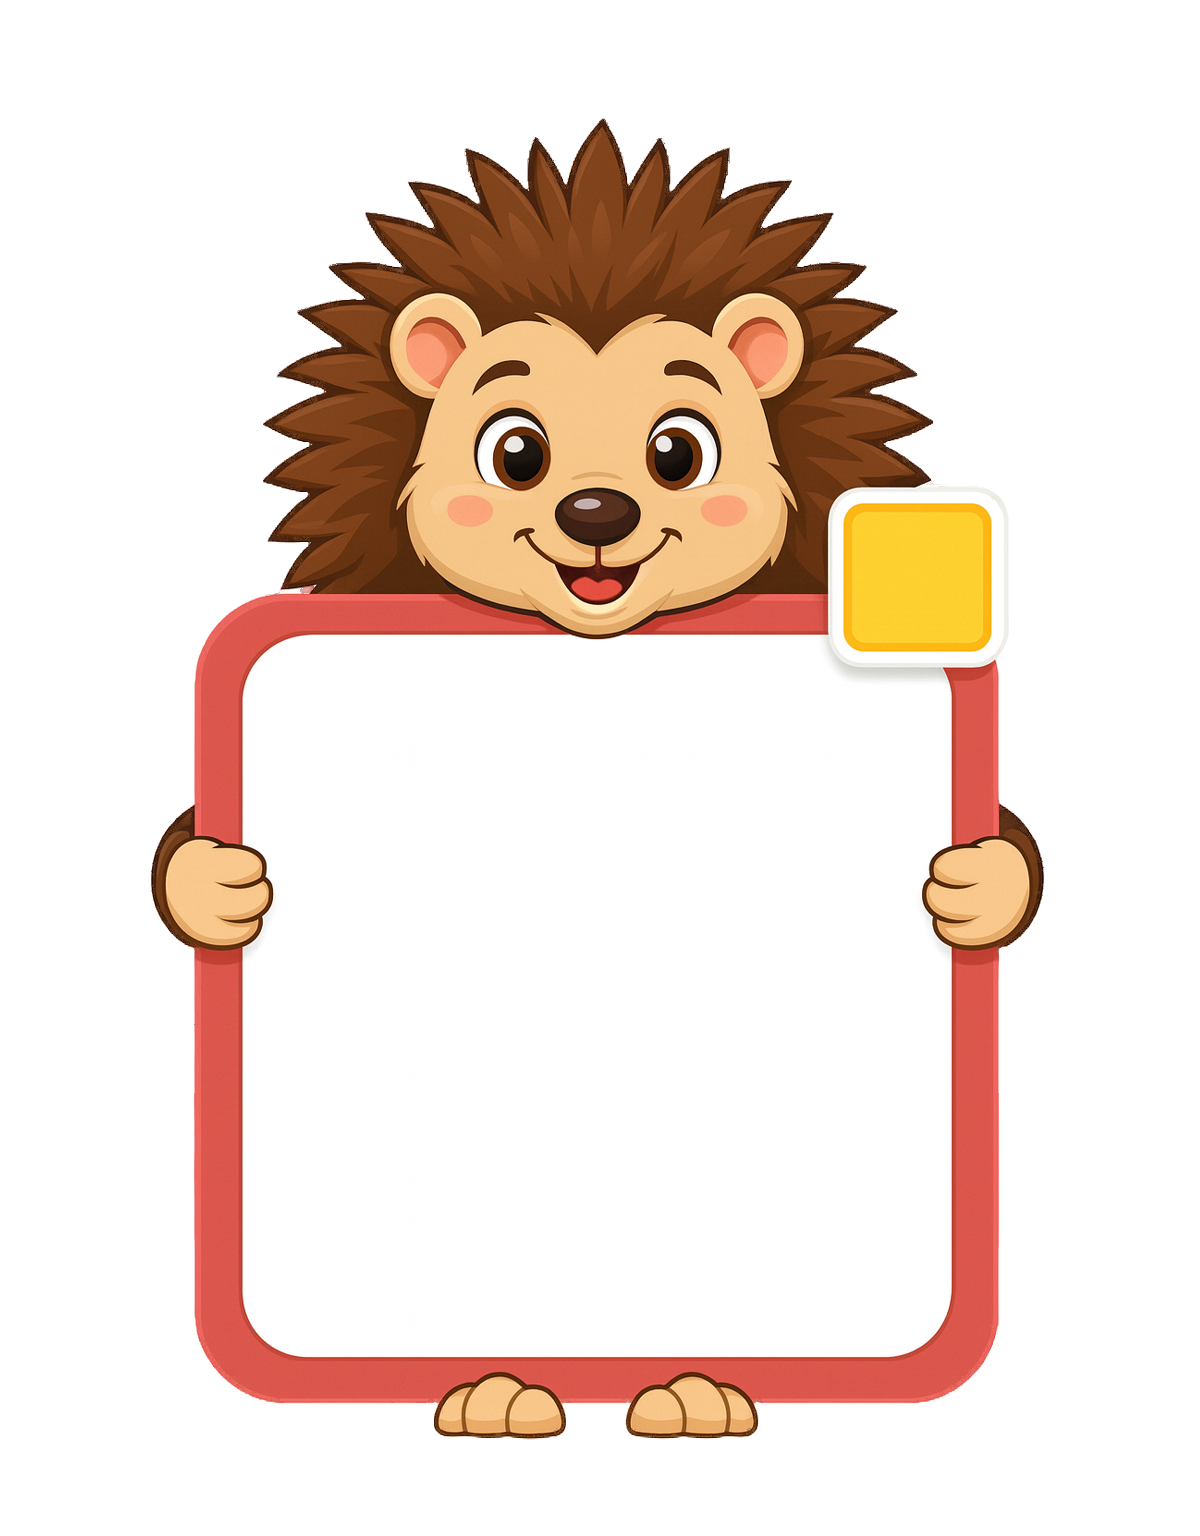
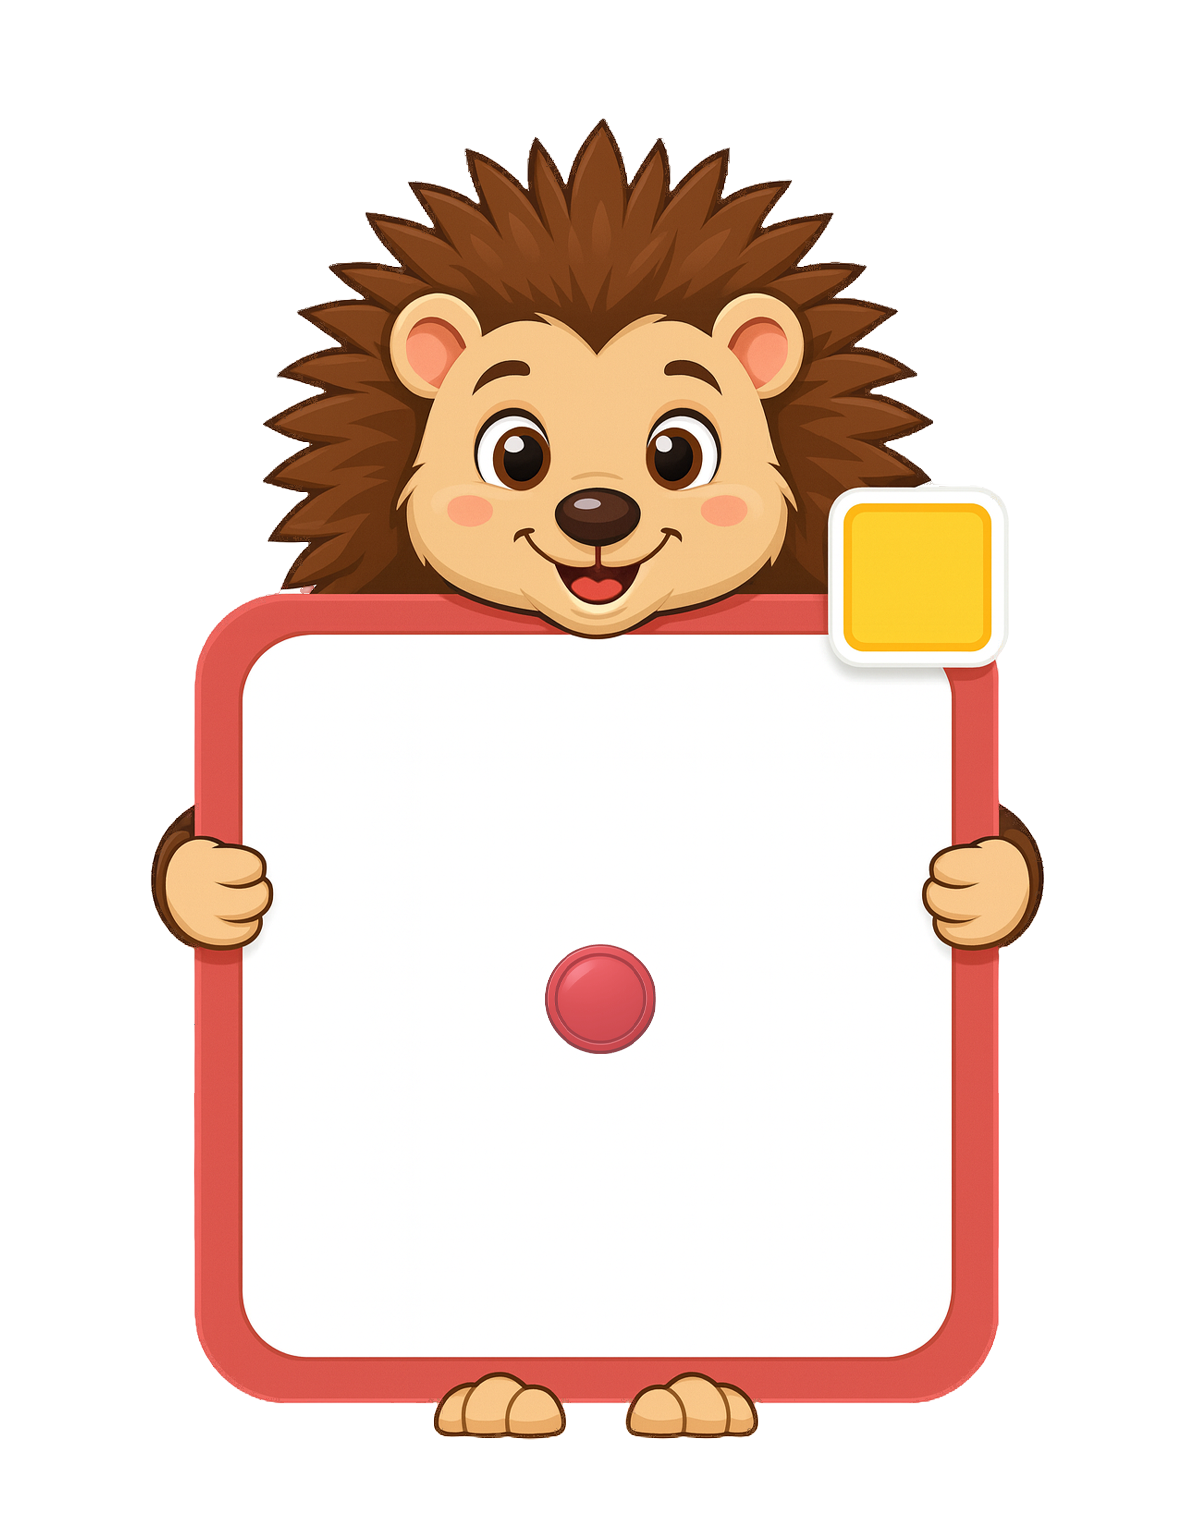
Layered file, before and after one edit (1200×1536). Changes by layer:
added layer "Слой 2" above "Слой 1" over [544, 944, 656, 1054]